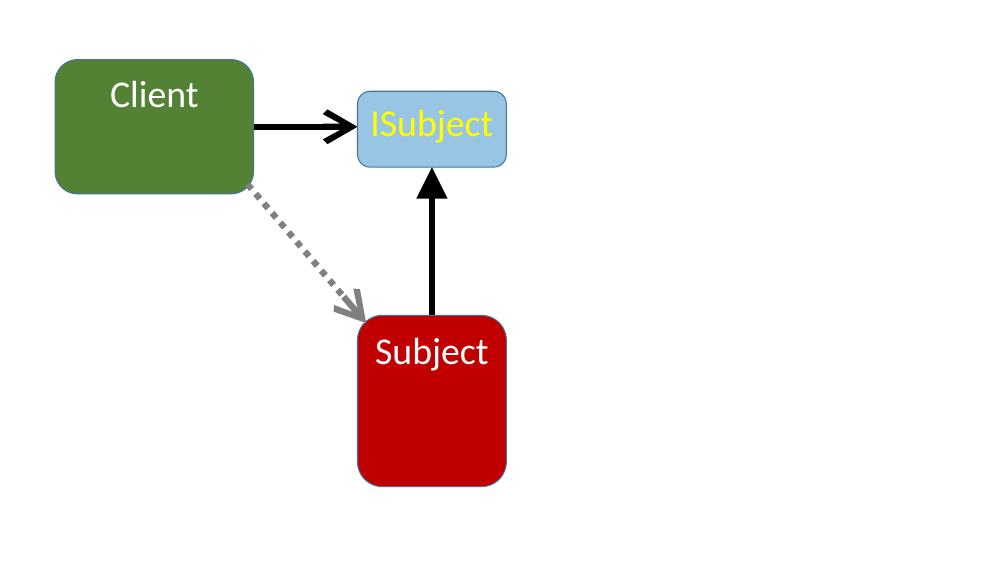
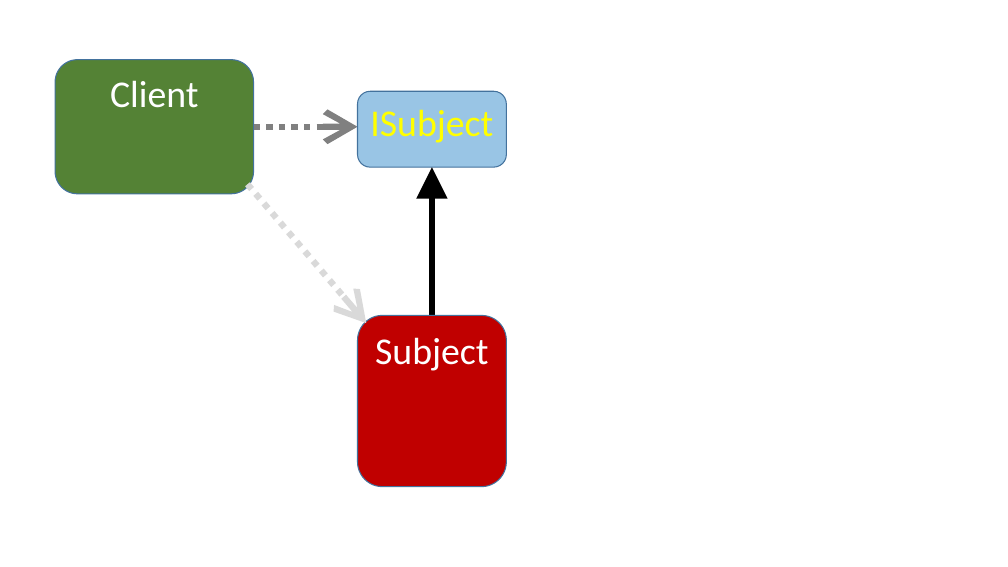
Before and after one commit to perl-easj/Teaching-materials, a slide deck: slide 11 of CSharpProgramming/Presentations/OOProgPartIII/Proxy.pptx. Drawn at 1008x567 pixels with LibreOffice and Linux fonts; fonts in the diff are those of the drawing. Boxes give left, top, right and bottom in pixels: in the first picture for what was removed or moved away, otherwise in the second. Text is boxed around its words. In the diff, an @@ line names an element or a change of style, - is before the commit and + after.

```diff
--- a/CSharpProgramming/Presentations/OOProgPartIII/Proxy.pptx
+++ b/CSharpProgramming/Presentations/OOProgPartIII/Proxy.pptx
@@ arrow (253, 127) - (358, 127): stroke #000000 6 pt to #808080 6 pt dashed @@
@@ arrow (247, 185) - (366, 323): stroke #808080 6 pt dashed to #D9D9D9 6 pt dashed @@
```
Also in this commit, not shown: 5 other slides changed, 5 other files.
